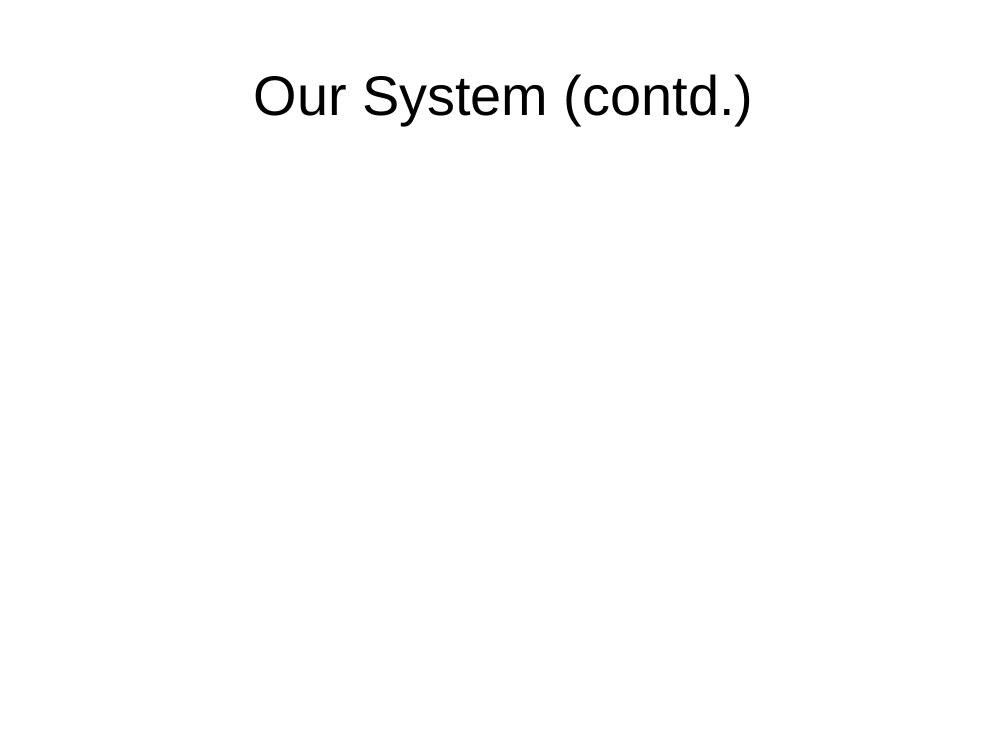
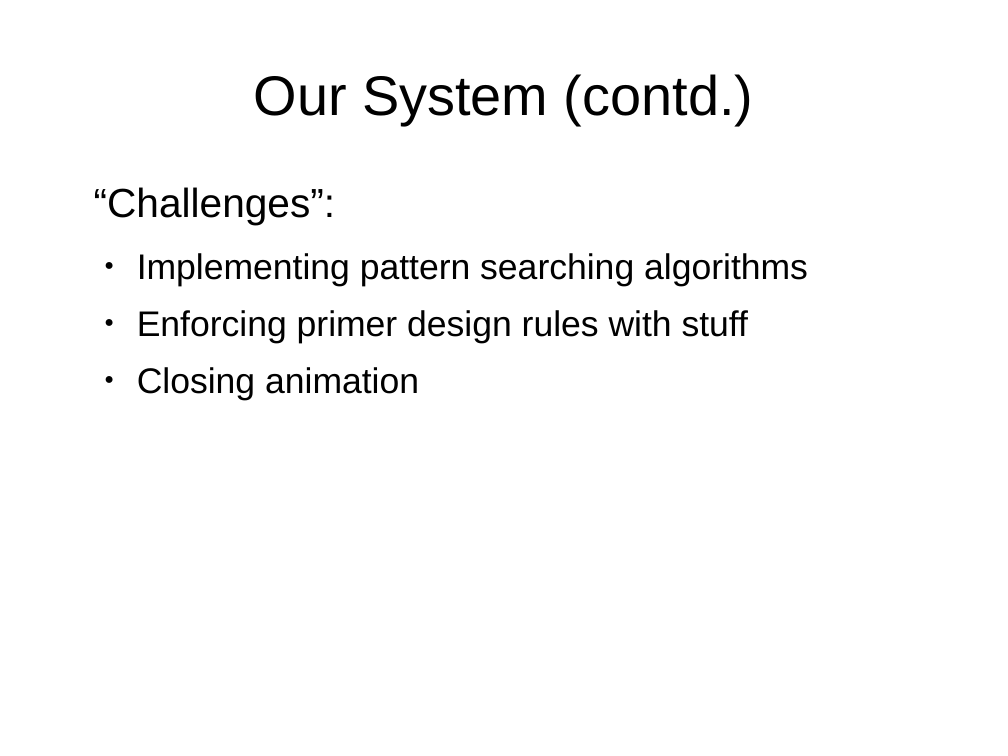
Before and after one commit to Dan-McElroy/Team-Project--Q, a slide deck: slide 14 of docs/progressPresentation/draft.odp. Drawn at 1008x756 pixels with LibreOffice and Linux fonts; fonts in the diff are those of the drawing. Boxes give left, top, right and bottom in pixels: in the first picture for what was removed or moved away, otherwise in the second. Text is boxed around its words. In the diff, an @@ line names an element or a change of style, - is before the commit and + after.

```diff
--- a/docs/progressPresentation/draft.odp
+++ b/docs/progressPresentation/draft.odp
@@ text added at (x1=94, y1=187, x2=808, y2=400), 28 pt, text #000000 @@
+“Challenges”:
+  ● Implementing pattern searching algorithms
+  ● Enforcing primer design rules with stuff
+  ● Closing animation
```
Also in this commit, not shown: 5 other slides changed.
